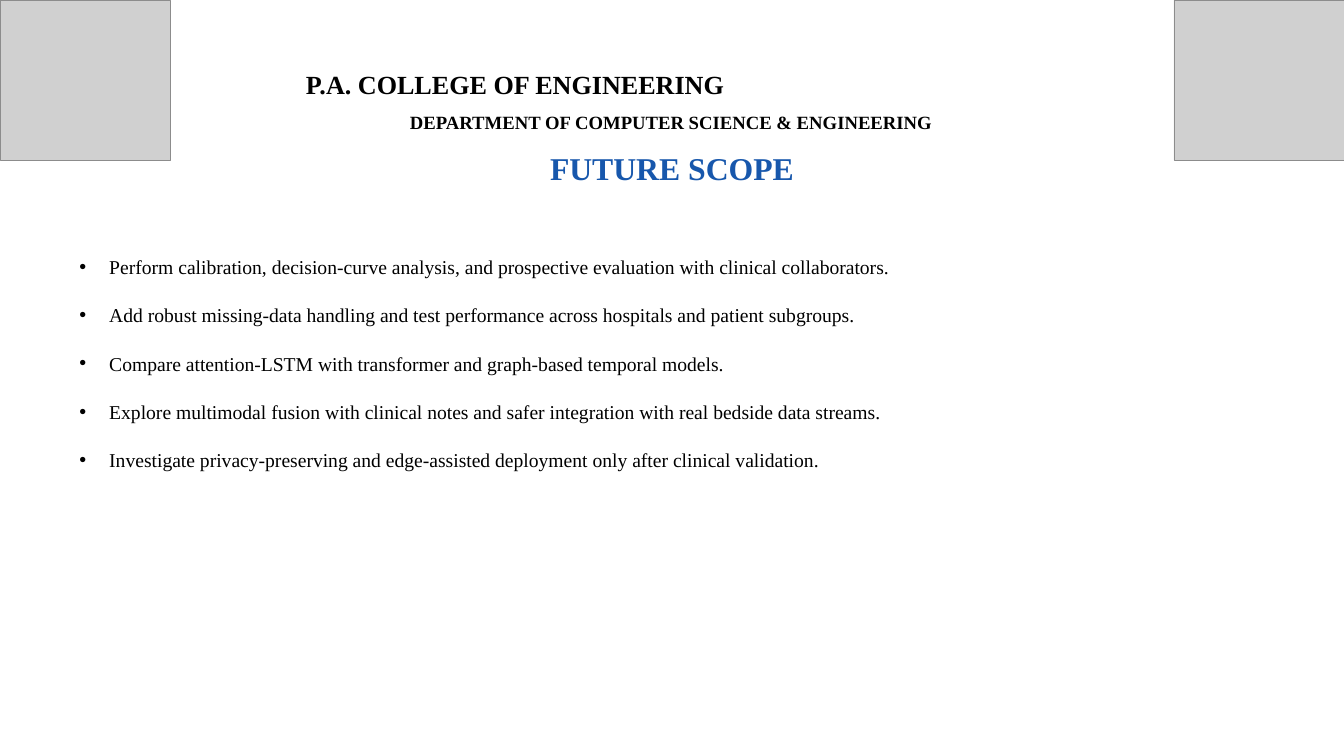
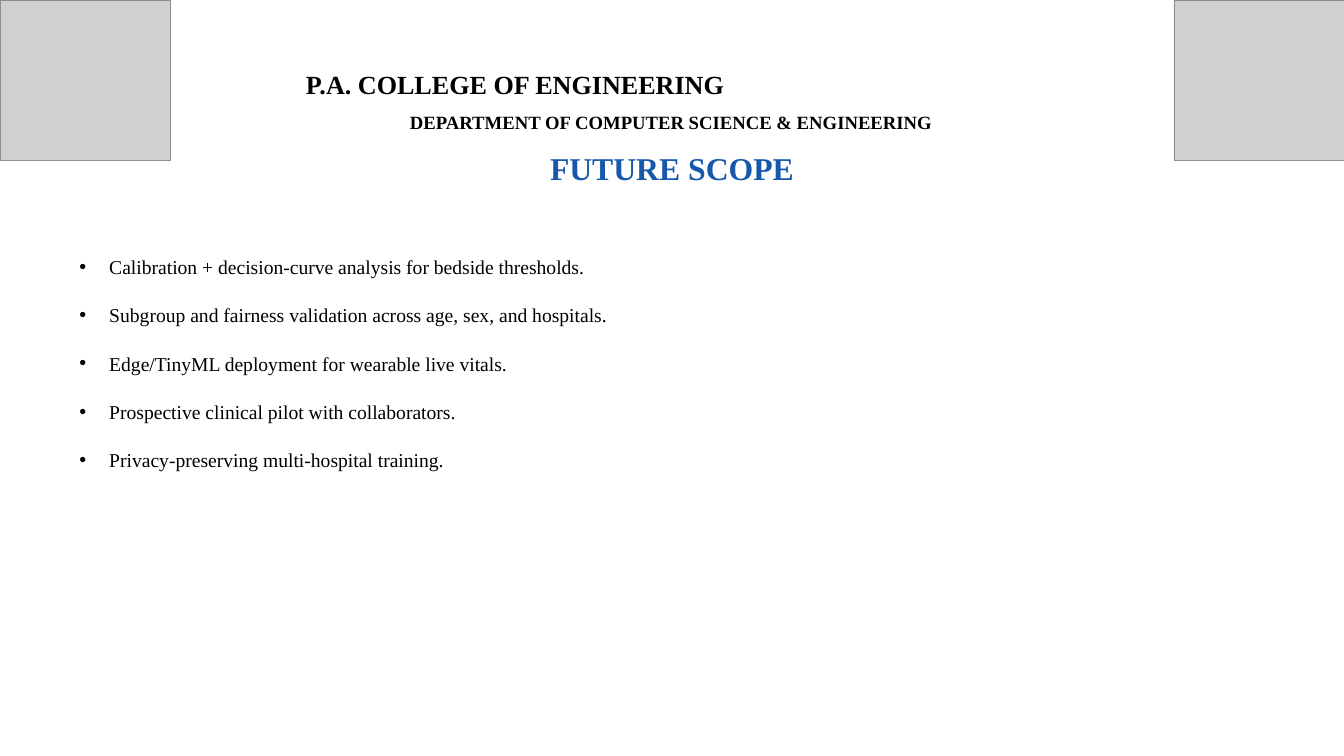
Before and after one commit to Dinaltium/SynCura, a slide deck: slide 13 of ppt/SynCura_Deck_V2.pptx. Drawn at 1344x756 pixels with LibreOffice and Linux fonts; fonts in the diff are those of the drawing; grey boxes stand for pictures. Boxes give left, top, right and bottom in pixels: in the first picture for what was removed or moved away, otherwise in the second. Text is boxed around its words. In the diff, an @@ line names an element or a change of style, - is before the commit and + after.

```diff
--- a/ppt/SynCura_Deck_V2.pptx
+++ b/ppt/SynCura_Deck_V2.pptx
@@ text at <box>109,260,606,472</box>: text changed @@
-• Perform calibration, decision-curve analysis, and prospective evaluation with clinical collaborators.
-• Add robust missing-data handling and test performance across hospitals and patient subgroups.
-• Compare attention-LSTM with transformer and graph-based temporal models.
-• Explore multimodal fusion with clinical notes and safer integration with real bedside data streams.
-• Investigate privacy-preserving and edge-assisted deployment only after clinical validation.
+• Calibration + decision-curve analysis for bedside thresholds.
+• Subgroup and fairness validation across age, sex, and hospitals.
+• Edge/TinyML deployment for wearable live vitals.
+• Prospective clinical pilot with collaborators.
+• Privacy-preserving multi-hospital training.
```
Also in this commit, not shown: 8 other slides changed, 2 other files.
